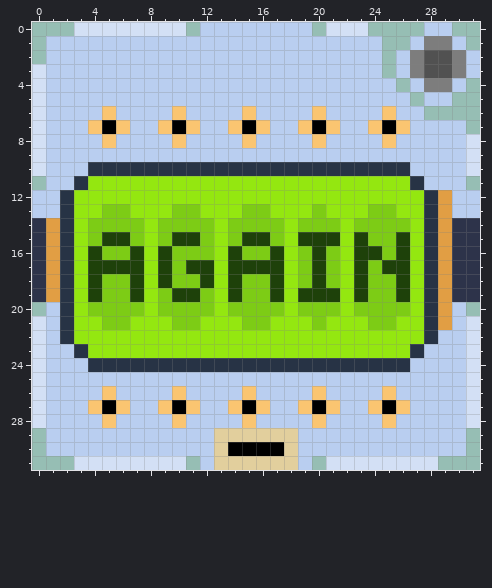
Pixel-art sprite: Icons/Password.png. This is how it looked before the edit.
The file is 32x32 pixels.
The result:
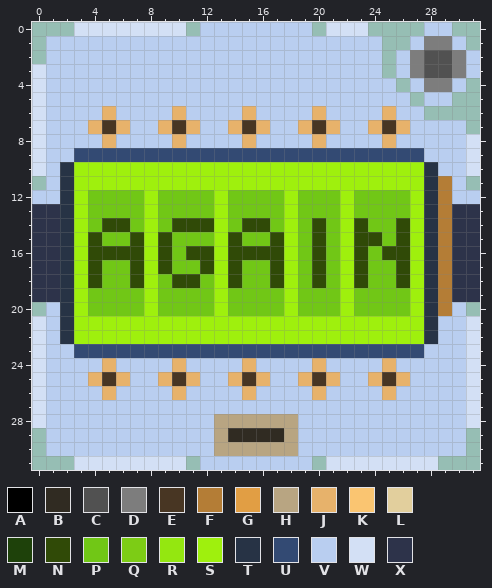
Palette (. is transparent): A #000000  B #302b22  C #515151  D #7d7d7d  E #483623  F #b47d36  G #e19e44  H #b8a582  J #e7b26b  K #fac571  L #e2cf9d  M #1e410a  N #304a07  P #71c716  Q #7dcc15  R #94e710  S #9ff00d  T #273345  U #334a73  V #b9cef0  W #d3e0f5  X #2d334a
Edits made:
@@ x 0..31 @@
  5 WVVVVVVVVVVVVVVVVVVVVVVVVVV.VV..
- 6 WVVVVKVVVVKVVVVKVVVVKVVVVKVV....
- 7 WVVVKAKVVKAKVVKAKVVKAKVVKAKVVVV.
- 8 WVVVVKVVVVKVVVVKVVVVKVVVVKVVVVVW
- 9 WVVVVVVVVVVVVVVVVVVVVVVVVVVVVVVW
-10 WVVVTTTTTTTTTTTTTTTTTTTTTTTVVVVW
-11 .VVTRRRRRRRRRRRRRRRRRRRRRRRTVVV.
-12 VVTRRRRRRRRRRRRRRRRRRRRRRRRRTGVV
-13 VVTRRQQRRRQQRRRQQRRRQRRRQQRRTGVV
-14 XGTRQQQQRQQQQRQQQQRQQQRQQQQRTGXX
-15 XGTRQMMQRQMMQRQMMQRMMMRMQQMRTGXX
-16 XGTRMQQMRMQQQRMQQMRQMQRMMQMRTGXX
-17 XGTRMMMMRMQMMRMMMMRQMQRMQMMRTGXX
-18 XGTRMQQMRMQQMRMQQMRQMQRMQQMRTGXX
-19 XGTRMQQMRQMMQRMQQMRMMMRMQQMRTGXX
-20 .VTRQQQQRQQQQRQQQQRQQQRQQQQRTGV.
-21 WVTRRQQRRRQQRRRQQRRRQRRRQQRRTGVW
-22 WVTRRRRRRRRRRRRRRRRRRRRRRRRRTVVW
-23 WVVTRRRRRRRRRRRRRRRRRRRRRRRTVVVW
-24 WVVVTTTTTTTTTTTTTTTTTTTTTTTVVVVW
-25 WVVVVVVVVVVVVVVVVVVVVVVVVVVVVVVW
-26 WVVVVKVVVVKVVVVKVVVVKVVVVKVVVVVW
-27 WVVVKAKVVKAKVVKAKVVKAKVVKAKVVVVW
-28 WVVVVKVVVVKVVVVKVVVVKVVVVKVVVVVW
-29 .VVVVVVVVVVVVLLLLLLVVVVVVVVVVVV.
-30 .VVVVVVVVVVVVLAAAALVVVVVVVVVVVV.
-31 ...WWWWWWWW.VLLLLLLV.WWWWWWWW...
+ 6 WVVVVJVVVVJVVVVJVVVVJVVVVJVV....
+ 7 WVVVJEJVVJEJVVJEJVVJEJVVJEJVVVV.
+ 8 WVVVVJVVVVJVVVVJVVVVJVVVVJVVVVVW
+ 9 WVVUUUUUUUUUUUUUUUUUUUUUUUUUVVVW
+10 WVTSSSSSSSSSSSSSSSSSSSSSSSSSTVVW
+11 .VTSSSSSSSSSSSSSSSSSSSSSSSSSTFV.
+12 VVTSPPPPSPPPPSPPPPSPPPSPPPPSTFVV
+13 XXTSPPPPSPPPPSPPPPSPPPSPPPPSTFXX
+14 XXTSPNNPSPNNNSPNNPSPNPSNPPNSTFXX
+15 XXTSNPPNSNPPPSNPPNSPNPSNNPNSTFXX
+16 XXTSNNNNSNPNNSNNNNSPNPSNPNNSTFXX
+17 XXTSNPPNSNPPNSNPPNSPNPSNPPNSTFXX
+18 XXTSNPPNSPNNPSNPPNSPNPSNPPNSTFXX
+19 XXTSPPPPSPPPPSPPPPSPPPSPPPPSTFXX
+20 .VTSPPPPSPPPPSPPPPSPPPSPPPPSTFV.
+21 WVTSSSSSSSSSSSSSSSSSSSSSSSSSTVVW
+22 WVTSSSSSSSSSSSSSSSSSSSSSSSSSTVVW
+23 WVVUUUUUUUUUUUUUUUUUUUUUUUUUVVVW
+24 WVVVVJVVVVJVVVVJVVVVJVVVVJVVVVVW
+25 WVVVJEJVVJEJVVJEJVVJEJVVJEJVVVVW
+26 WVVVVJVVVVJVVVVJVVVVJVVVVJVVVVVW
+27 WVVVVVVVVVVVVVVVVVVVVVVVVVVVVVVW
+28 WVVVVVVVVVVVVHHHHHHVVVVVVVVVVVVW
+29 .VVVVVVVVVVVVHBBBBHVVVVVVVVVVVV.
+30 .VVVVVVVVVVVVHHHHHHVVVVVVVVVVVV.
+31 ...WWWWWWWW.VVVVVVVV.WWWWWWWW...
